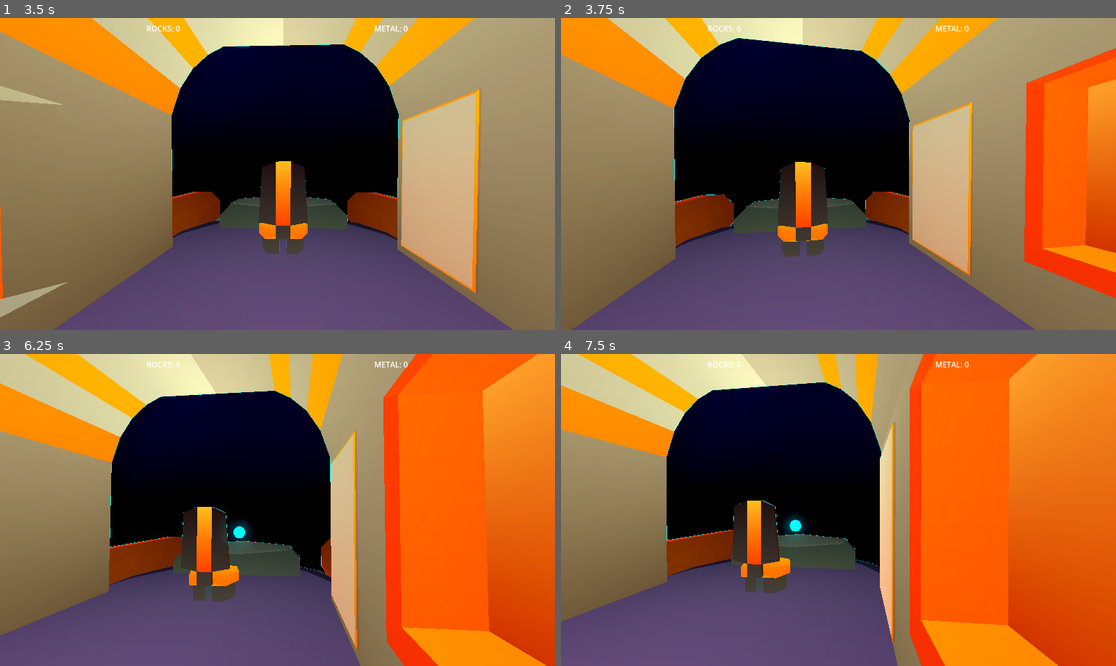
Above: before the commit, frames 1-4 (two rows, left to right).
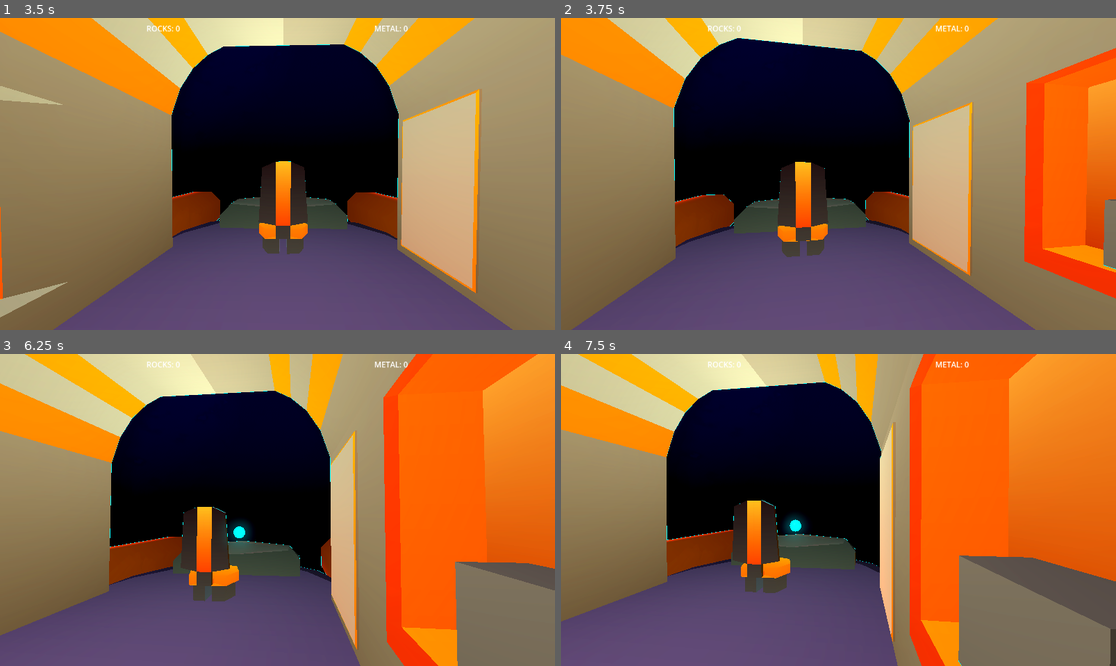
Above: after the commit, the same moments.

Repository: StephanoNaressi/LD_59
Game: Godot game, scene res://scenes/main.tscn
Same seed, same stepped clock (60 frames per second), same inputs: the game is played once before the commit and once after it.
Inputs (mouse positions are in pixels of both pictures, inside the frame that each line leads up to):
- Up to frame 1 (3.5 s): tap Enter at 0.5, 2.75 s; move the mouse to (305, 174) at 0.52 s; hold Space (FlyUp) from 0.53 s (still down); tap 1 (Ping, bound only after the commit) at 0.6, 1.55, 2.3, 3.05 s; move the mouse to (249, 174) at 1.27 s; tap F (Interact) at 1.35 s; move the mouse to (288, 167) at 2.02 s; click (288, 167) at 2.1 s; move the mouse to (271, 180) at 2.77 s; right-click (271, 180) at 2.85 s
- Up to frame 2 (3.75 s): keep holding Space (FlyUp); move the mouse to (877, 177) at 3.52 s; tap 1 (Ping, bound only after the commit) at 3.6 s
- Up to frame 3 (6.25 s): tap Enter at 4.25 s; move the mouse to (233, 506) at 4.27 s; tap 1 (Ping, bound only after the commit) at 4.35, 5.3, 6.05 s; move the mouse to (283, 510) at 5.02 s; tap F (Interact) at 5.1 s; move the mouse to (255, 503) at 5.77 s; release Space (FlyUp) at 5.78 s; hold D (Right) from 5.78 s (still down); click (255, 503) at 5.85 s
- Up to frame 4 (7.5 s): move the mouse to (866, 510) at 6.52 s; release D (Right) at 6.53 s; hold Right mouse button (MouseRight) 6.53-7.28 s; hold Space (FlyUp) from 6.53 s (still down); tap 1 (Ping, bound only after the commit) at 6.8, 7.35 s; move the mouse to (810, 510) at 7.27 s

Frame 1 is identical in both runs. In frame 2, 0.5% of the frame differs, in the area x 97-100%, y 58-81%; in frame 3, 5.8%; in frame 4, 9.3%, in the area x 71-100%, y 64-100%.

Commit message:
Add radio logic

Diff:
--- a/project.godot
+++ b/project.godot
@@ -98,6 +98,11 @@
 "events": [Object(InputEventKey,"resource_local_to_scene":false,"resource_name":"","device":-1,"window_id":0,"alt_press …(195 unchanged characters)…
 ]
 }
+Ping={
+"deadzone": 0.2,
+"events": [Object(InputEventKey,"resource_local_to_scene":false,"resource_name":"","device":-1,"window_id":0,"alt_pressed":false,"shift_pressed":false,"ctrl_pressed":false,"meta_pressed":false,"pressed":false,"keycode":0,"physical_keycode":49,"key_label":0,"unicode":49,"location":0,"echo":false,"script":null)
+]
+}
 
 [physics]
 
--- /dev/null
+++ b/scenes/radio.tscn
@@ -0,0 +1,18 @@
+[gd_scene format=3 uid="uid://1fcrlfm5l5wx"]
+
+[ext_resource type="Script" uid="uid://1kkirbp1bbo6" path="res://scripts/controllers/radio.gd" id="1_y83x7"]
+
+[sub_resource type="BoxMesh" id="BoxMesh_fo3mb"]
+
+[node name="Radio" type="Node3D" unique_id=1197043511]
+script = ExtResource("1_y83x7")
+
+[node name="MeshInstance3D" type="MeshInstance3D" parent="." unique_id=923394693]
+transform = Transform3D(0.88083076, 0, 0, 0, 0.7510116, 0, 0, 0, 0.46524462, 0, 0, 0)
+mesh = SubResource("BoxMesh_fo3mb")
+
+[node name="SonarPlayer" type="AudioStreamPlayer3D" parent="." unique_id=1596016654]
+
+[node name="NoisePlayer" type="AudioStreamPlayer3D" parent="." unique_id=1596016655]
+
+[node name="MusicPlayer" type="AudioStreamPlayer3D" parent="." unique_id=1596016656]
--- a/scenes/space_ship.tscn
+++ b/scenes/space_ship.tscn
@@ -3,6 +3,7 @@
 [ext_resource type="Script" uid="uid://b1e4kkyfwbm5t" path="res://scripts/controllers/space_ship.gd" id="1_bt5oy"]
 [ext_resource type="PackedScene" uid="uid://bsd3vi25qxmb5" path="res://game/meshes/spaceship.glb" id="1_dp8cb"]
 [ext_resource type="PackedScene" uid="uid://cuutkagxm6kgs" path="res://scenes/player.tscn" id="3_jy7xo"]
+[ext_resource type="PackedScene" uid="uid://1fcrlfm5l5wx" path="res://scenes/radio.tscn" id="4_n0g6o"]
 
 [sub_resource type="ConcavePolygonShape3D" id="ConcavePolygonShape3D_dp8cb"]
 data = PackedVector3Array(0, 8.6621, 8.5098, -2.6281998, 9.005099, 8.5098, -3.3334, 8.6501, 8.5098, 0, 8.6621, 8.5098,  …(15581 unchanged characters)…
@@ -131,9 +132,12 @@
 wait_time = 0.1
 one_shot = true
 
-[node name="RepairShootingCooldown" type="Timer" parent="."]
+[node name="RepairShootingCooldown" type="Timer" parent="." unique_id=2112286172]
 wait_time = 0.07
 one_shot = true
+
+[node name="Radio" parent="." unique_id=1197043511 instance=ExtResource("4_n0g6o")]
+transform = Transform3D(-4.371139e-08, 0, -1, 0, 1, 0, 1, 0, -4.371139e-08, 3.610678, 1.5723044, -1.3136913)
 
 [connection signal="body_entered" from="spaceship/Chair/Camera3D/ChairArea" to="." method="on_chair_area_body_entered"]
 [connection signal="body_exited" from="spaceship/Chair/Camera3D/ChairArea" to="." method="on_chair_area_body_exited"]
--- a/scripts/controllers/antenna.gd
+++ b/scripts/controllers/antenna.gd
@@ -20,6 +20,7 @@
 
 
 func _ready() -> void:
+	add_to_group("antennas")
 	if crosshair_marker:
 		crosshair_marker.visible = false
 	repair_progress_root.visible = false
--- /dev/null
+++ b/scripts/controllers/radio.gd
@@ -0,0 +1,85 @@
+extends Node3D
+class_name Radio
+
+const NOISE_AUDIO: AudioStream = preload("res://game/audios/noise.ogg")
+const SONAR_AUDIO: AudioStream = preload("res://game/audios/sonar.ogg")
+
+const PING_RANGE: float = 100.0
+const NOISE_FADE_START: float = 38.0
+const NOISE_FADE_END: float = 6.0
+const MUSIC_RANGE: float = 45.0
+
+@export var music_stream: AudioStream
+
+@onready var sonar_player: AudioStreamPlayer3D = $SonarPlayer
+@onready var noise_player: AudioStreamPlayer3D = $NoisePlayer
+@onready var music_player: AudioStreamPlayer3D = $MusicPlayer
+
+
+func _ready() -> void:
+	var noise_copy: AudioStreamOggVorbis = NOISE_AUDIO.duplicate() as AudioStreamOggVorbis
+	noise_copy.loop = true
+	noise_player.stream = noise_copy
+	noise_player.volume_db = -80.0
+	sonar_player.stream = SONAR_AUDIO
+	if music_stream != null:
+		music_player.stream = music_stream
+
+
+func play_ping(ship_world_position: Vector3) -> void:
+	var tower: Antenna = find_closest_antenna(ship_world_position)
+	if tower == null:
+		return
+	if tower.is_repaired:
+		return
+	var distance: float = ship_world_position.distance_to(tower.global_position)
+	if distance > PING_RANGE:
+		return
+	var closeness: float = 1.0 - clampf(distance / PING_RANGE, 0.0, 1.0)
+	var pitch: float = lerpf(0.9, 2.15, closeness)
+	sonar_player.pitch_scale = pitch
+	sonar_player.play()
+
+
+func tick(ship_world_position: Vector3, piloting: bool) -> void:
+	if not piloting:
+		noise_player.stop()
+		music_player.stop()
+		return
+	var tower: Antenna = find_closest_antenna(ship_world_position)
+	if tower == null:
+		noise_player.stop()
+		music_player.stop()
+		return
+	var distance: float = ship_world_position.distance_to(tower.global_position)
+	if tower.is_repaired:
+		noise_player.stop()
+		if distance < MUSIC_RANGE and music_player.stream != null:
+			if not music_player.playing:
+				music_player.play()
+		else:
+			music_player.stop()
+		return
+	music_player.stop()
+	if distance > NOISE_FADE_START:
+		noise_player.stop()
+		return
+	var span: float = NOISE_FADE_START - NOISE_FADE_END
+	var blend: float = 1.0 - clampf((distance - NOISE_FADE_END) / span, 0.0, 1.0)
+	noise_player.volume_db = lerpf(-42.0, -6.0, blend)
+	if not noise_player.playing:
+		noise_player.play()
+
+
+func find_closest_antenna(from: Vector3) -> Antenna:
+	var best: Antenna = null
+	var best_distance: float = INF
+	for node in get_tree().get_nodes_in_group("antennas"):
+		if not (node is Antenna):
+			continue
+		var antenna: Antenna = node as Antenna
+		var distance: float = from.distance_to(antenna.global_position)
+		if distance < best_distance:
+			best_distance = distance
+			best = antenna
+	return best
--- a/scripts/controllers/space_ship.gd
+++ b/scripts/controllers/space_ship.gd
@@ -29,6 +29,7 @@
 @onready var engagement_area: Area3D = $EngagementRange
 @onready var shooting_cooldown: Timer = $ShootingCooldown
 @onready var repair_shooting_cooldown: Timer = $RepairShootingCooldown
+@onready var radio: Radio = $Radio
 
 var can_fire_repair: bool = true
 
@@ -45,6 +46,8 @@
 
 func _process(delta: float) -> void:
 	handle_input()
+	if radio != null:
+		radio.tick(global_position, is_active)
 
 func _input(event: InputEvent) -> void:
 	if not is_active:
@@ -82,6 +85,8 @@
 		update_meteor_primary_hold()
 		tick_repair_hold_fire()
 		tick_meteor_primary_auto_fire()
+		if Input.is_action_just_pressed("Ping"):
+			radio.play_ping(global_position)
 
 func set_piloting(piloting: bool) -> void:
 	is_active = piloting
Not shown, added: game/audios/noise.ogg.import
Not shown, added: game/audios/sonar.ogg.import
Not shown, added: scripts/controllers/radio.gd.uid
Not shown, added: game/audios/noise.ogg
Not shown, added: game/audios/sonar.ogg
